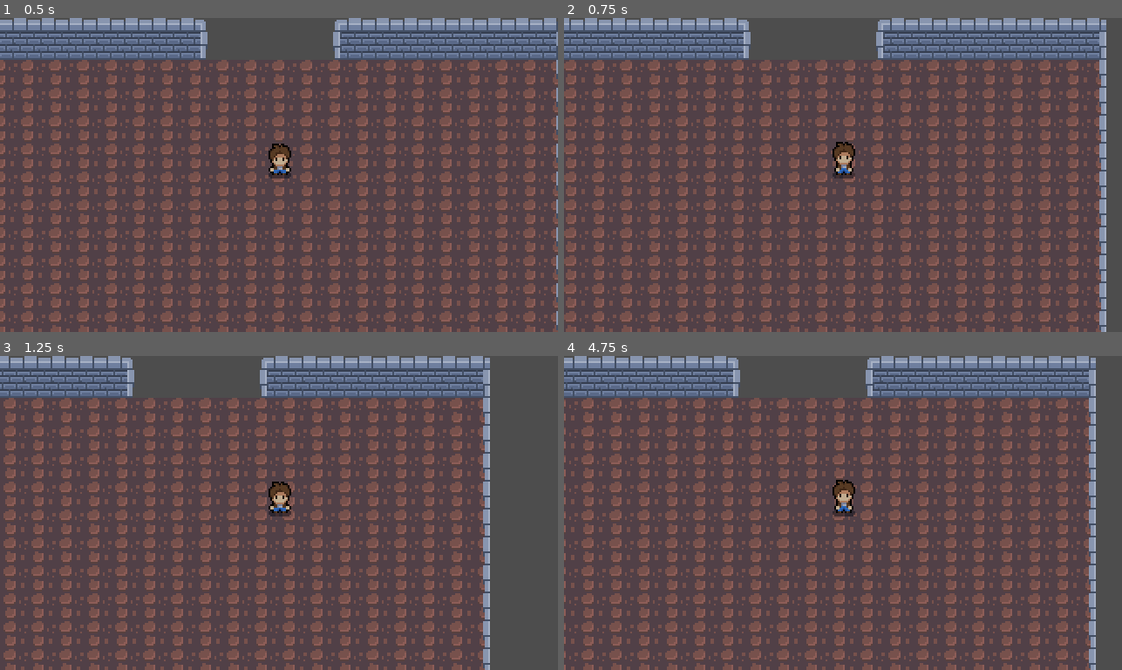
Above: before the commit, frames 1-4 (two rows, left to right).
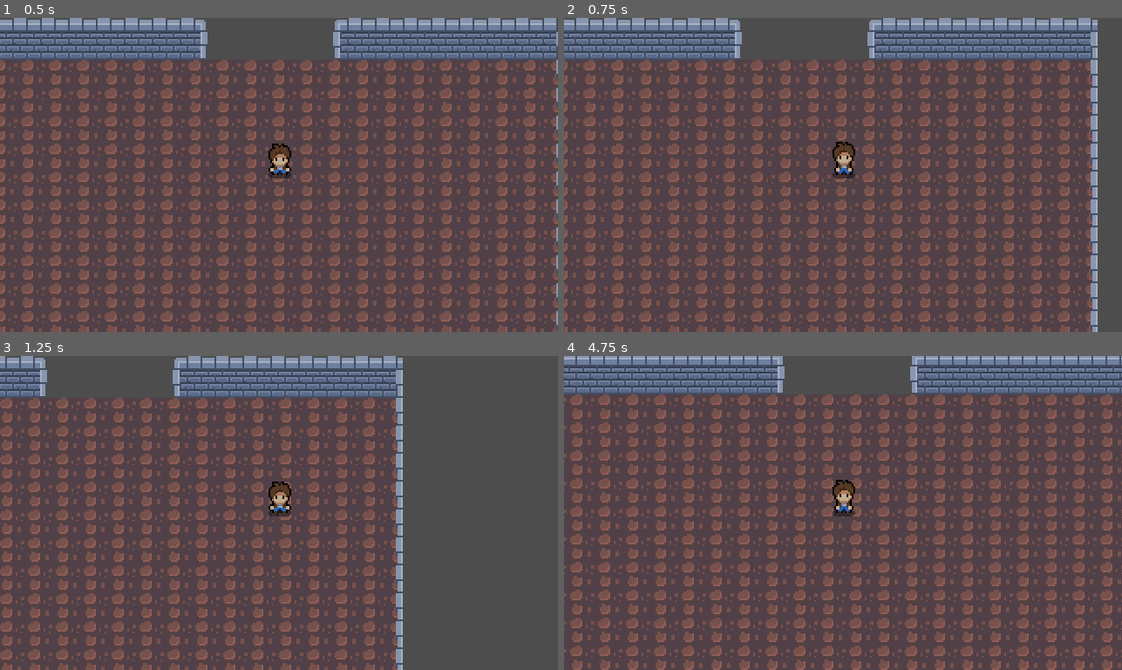
Above: after the commit, the same moments.

Repository: AlayandeWork/Micro-Knight
Game: Godot game, scene res://World/Level/level.tscn
Same seed, same stepped clock (60 frames per second), same inputs: the game is played once before the commit and once after it.
Inputs:
- Up to frame 1 (0.5 s): no input
- Up to frame 2 (0.75 s): hold Right (Right) from 0.53 s (still down); tap Space (Attack) at 0.6 s
- Up to frame 3 (1.25 s): keep holding Right (Right)
- Up to frame 4 (4.75 s): release Right (Right) at 1.28 s; hold Down (Down) 1.28-2.03 s; tap Space (Attack) every 0.75 s from 1.35 to 4.35 s; hold Right (Right) 2.03-2.78 s; hold Up (Up) 2.78-3.53 s; hold Left (Left) from 3.53 s (still down)

Frame 1 is identical in both runs. In frame 2, 40% of the frame differs, in the area x 0-98%, y 0-100%; in frame 3, 29%; in frame 4, 49%, in the area x 0-100%, y 0-100%.

Commit message:
Update
1. Adding delta and acceleration to player movement

Diff:
--- a/Player/player.gd
+++ b/Player/player.gd
@@ -7,7 +7,8 @@
 var speed = 150
 var direction = "none"
 var playerAttackAnim = false
-
+var acceleration = 800
+var friction = 600
 @onready var anim = $AnimatedSprite2D
 
 func _ready():
@@ -17,11 +18,12 @@
 	var input_vector = Vector2.ZERO
 	input_vector.x = Input.get_action_strength("Right") - Input.get_action_strength("Left")
 	input_vector.y = Input.get_action_strength("Down") - Input.get_action_strength("Up")
+	input_vector = input_vector.normalized()
 
 	if input_vector != Vector2.ZERO:
-		velocity = input_vector
+		velocity = velocity.move_toward(input_vector * speed, acceleration * delta)
 	else:
-		velocity = Vector2.ZERO
+		velocity = velocity.move_toward(Vector2.ZERO, friction * delta)
 	#player_movement(delta)
 	enemyAttacking()
 	#AttackAnimation()
@@ -63,7 +65,7 @@
 		#animationplay(0)
 		#velocity = Vector2.ZERO
 
-	move_and_collide(velocity)
+	move_and_collide(velocity * delta)
 
 #func animationplay(move):
 	#if direction == "right":
